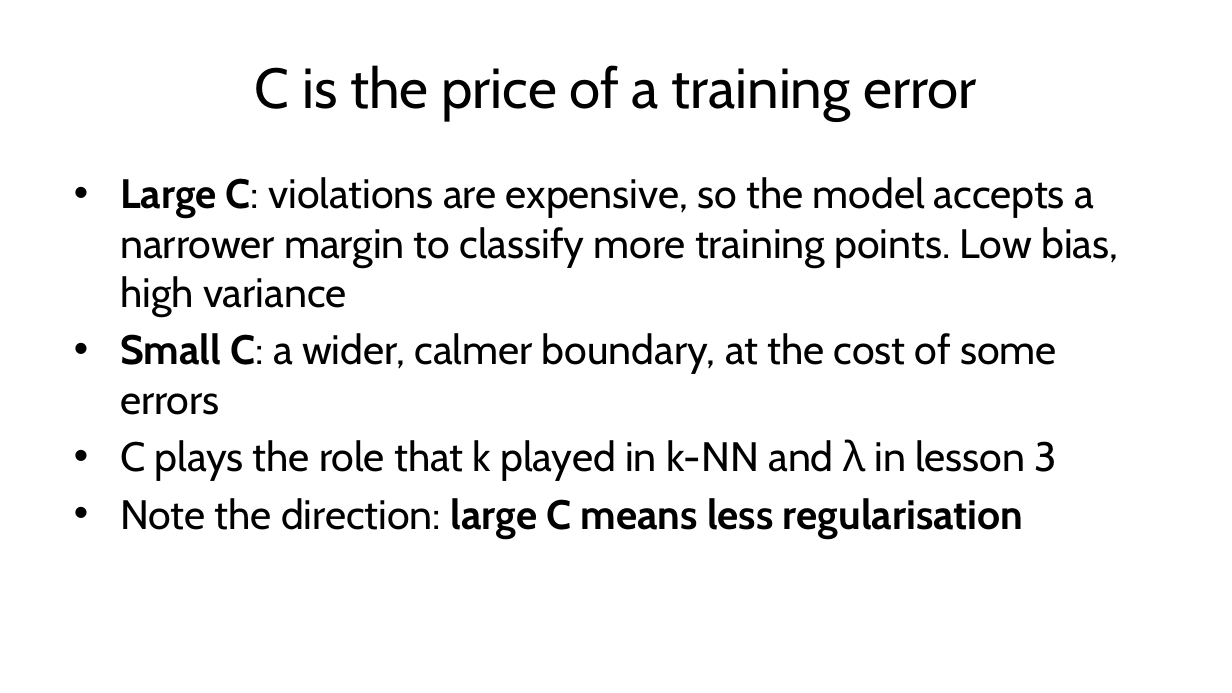
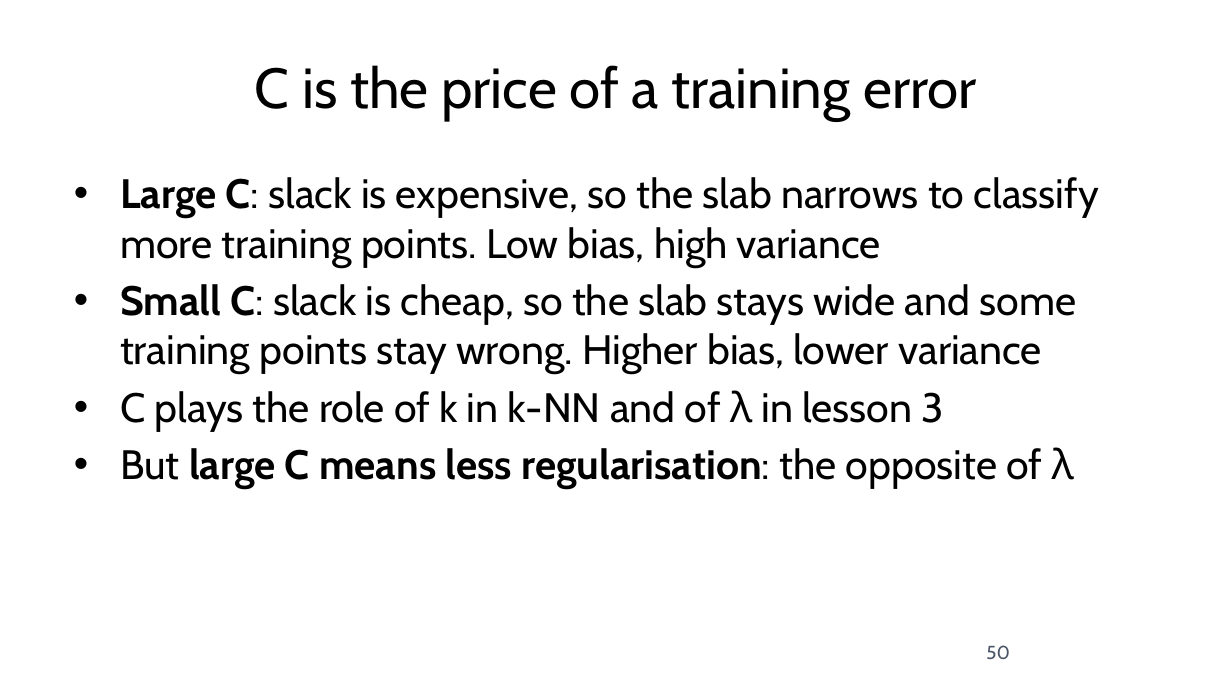
Before and after one commit to fabioantonini/technologies-for-artificial-intelligence, a slide deck: slide 50 of Lessons/06_knn_naive_bayes_svm/Slides/knn_naive_bayes_svm_slides.pptx. Drawn at 1232x693 pixels with LibreOffice and Linux fonts; fonts in the diff are those of the drawing; background and template pictures are left out. Boxes give left, top, right and bottom in pixels: in the first picture for what was removed or moved away, otherwise in the second. Text is boxed around its words. In the diff, an @@ line names an element or a change of style, - is before the commit and + after.

```diff
--- a/Lessons/06_knn_naive_bayes_svm/Slides/knn_naive_bayes_svm_slides.pptx
+++ b/Lessons/06_knn_naive_bayes_svm/Slides/knn_naive_bayes_svm_slides.pptx
@@ text at (120, 177, 1099, 489): text changed @@
-• Large C: violations are expensive, so the model accepts a narrower margin to classify more training points. Low bias, high variance
-• Small C: a wider, calmer boundary, at the cost of some errors
-• C plays the role that k played in k-NN and λ in lesson 3
-• Note the direction: large C means less regularisation
+• Large C: slack is expensive, so the slab narrows to classify more training points. Low bias, high variance
+• Small C: slack is cheap, so the slab stays wide and some training points stay wrong. Higher bias, lower variance
+• C plays the role of k in k-NN and of λ in lesson 3
+• But large C means less regularisation: the opposite of λ
@@ page number added at (986, 645, 1010, 660), 11 pt, text #4A5568 @@
+50
```
Also in this commit, not shown: 61 other slides changed, 6 slides added, 6 slides removed, 14 other files.
